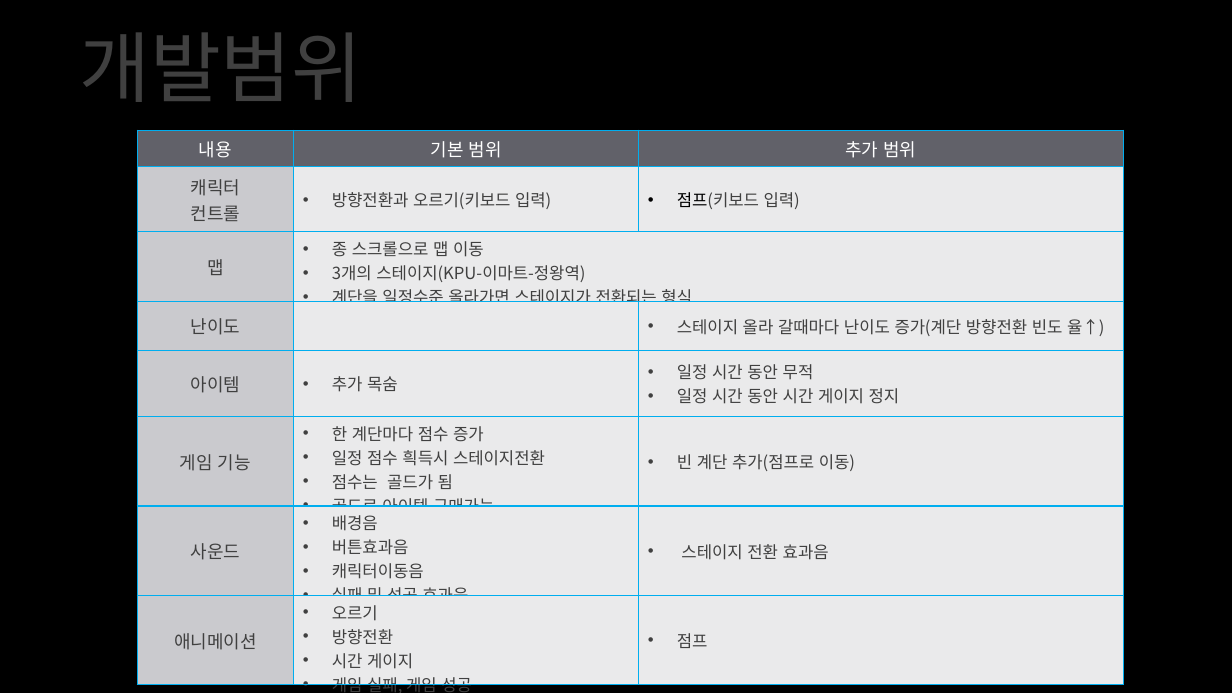
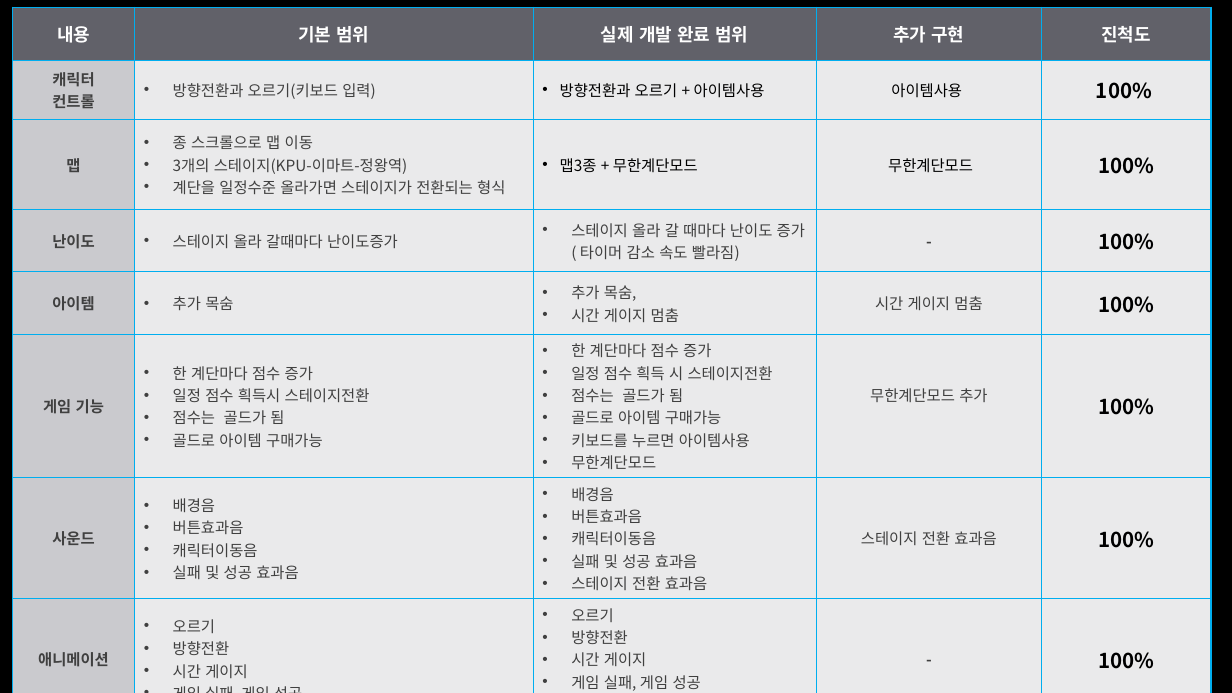
Before and after one commit to EomDongyeon/2DGP, a slide deck: slide 3 of 2차발표_2015180023엄동연.pptx. Drawn at 1232x693 pixels with LibreOffice and Linux fonts; fonts in the diff are those of the drawing; background and template pictures are left out. Boxes give left, top, right and bottom in pixels: in the first picture for what was removed or moved away, otherwise in the second. Text is boxed around its words. In the diff, an @@ line names an element or a change of style, - is before the commit and + after.

```diff
--- a/2차발표_2015180023엄동연.pptx
+++ b/2차발표_2015180023엄동연.pptx
@@ table at bbox=[13, 7, 1211, 693] @@
-column 2: 기본 범위 | 방향전환과 오르기(키보드 입력) | 종 스크롤으로 맵 이동 / 3개의 스테이지(KPU-이마트-정왕역) / 계단을 일정수준 올라가면 스테이지가 전환되는 형식 |  | 추가 목숨 | 한 계단마다 점수 증가 / 일정 점수 흭득시 스테이지전환 / 점수는 골드가 됨 / 골드로 아이템 구매가능 | 배경음 / 버튼효과음 / 캐릭터이동음 / 실패 및 성공 효과음 | 오르기 / 방향전환 / 시간 게이지 / 게임 실패, 게임 성공
-column 3: 추가 범위 | 점프(키보드 입력) |  | 스테이지 올라 갈때마다 난이도 증가(계단 방향전환 빈도 율↑) | 일정 시간 동안 무적 / 일정 시간 동안 시간 게이지 정지 | 빈 계단 추가(점프로 이동) | 스테이지 전환 효과음 | 점프
+column 2: 기본 범위 | 방향전환과 오르기(키보드 입력) | 종 스크롤으로 맵 이동 / 3개의 스테이지(KPU-이마트-정왕역) / 계단을 일정수준 올라가면 스테이지가 전환되는 형식 | 스테이지 올라 갈때마다 난이도증가 | 추가 목숨 | 한 계단마다 점수 증가 / 일정 점수 흭득시 스테이지전환 / 점수는 골드가 됨 / 골드로 아이템 구매가능 | 배경음 / 버튼효과음 / 캐릭터이동음 / 실패 및 성공 효과음 | 오르기 / 방향전환 / 시간 게이지 / 게임 실패, 게임 성공
+column 3: 실제 개발 완료 범위 | 방향전환과 오르기 + 아이템사용 | 맵3종 + 무한계단모드 | 스테이지 올라 갈 때마다 난이도 증가 ( 타이머 감소 속도 빨라짐) | 추가 목숨, / 시간 게이지 멈춤 | 한 계단마다 점수 증가 / 일정 점수 흭득 시 스테이지전환 / 점수는 골드가 됨 / 골드로 아이템 구매가능 / 키보드를 누르면 아이템사용 / 무한계단모드 | 배경음 / 버튼효과음 / 캐릭터이동음 / 실패 및 성공 효과음 / 스테이지 전환 효과음 | 오르기 / 방향전환 / 시간 게이지 / 게임 실패, 게임 성공
+column 4: 추가 구현 | 아이템사용 | 무한계단모드 | - | 시간 게이지 멈춤 | 무한계단모드 추가 | 스테이지 전환 효과음 | -
+column 5: 진척도 | 100% | 100% | 100% | 100% | 100% | 100% | 100%
@@ table: place and size @@
-table at bbox=[138, 130, 1123, 693]
+table at bbox=[13, 7, 1211, 693]
@@ text removed at bbox=[79, 32, 362, 102] @@
-개발범위
```
Also in this commit, not shown: 15 other files.
